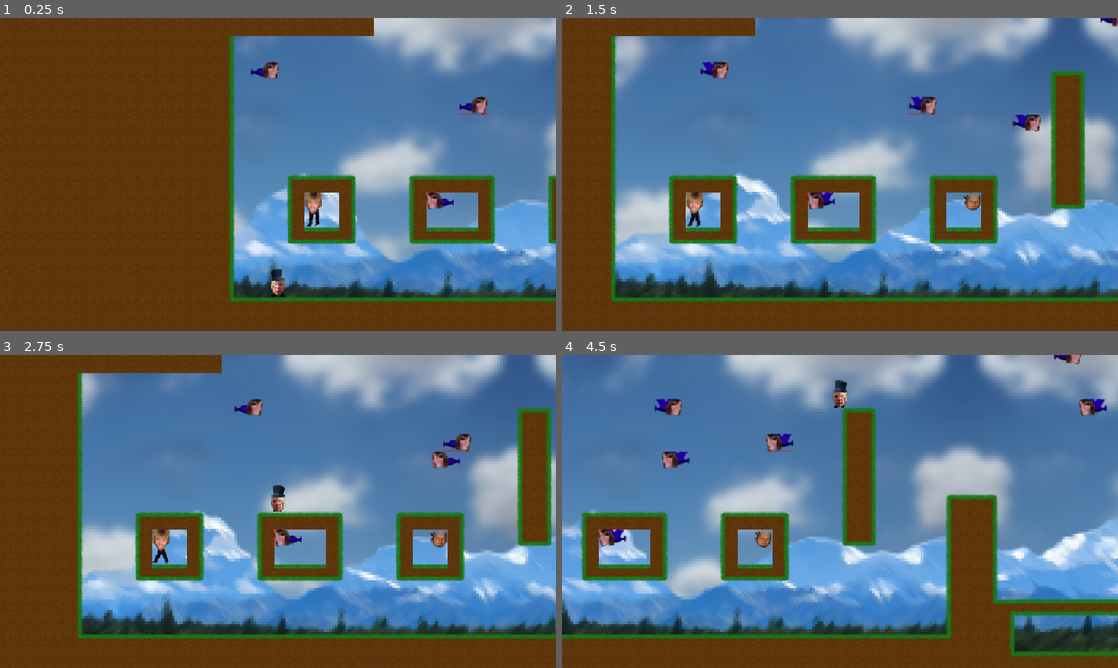
Above: before the commit, frames 1-4 (two rows, left to right).
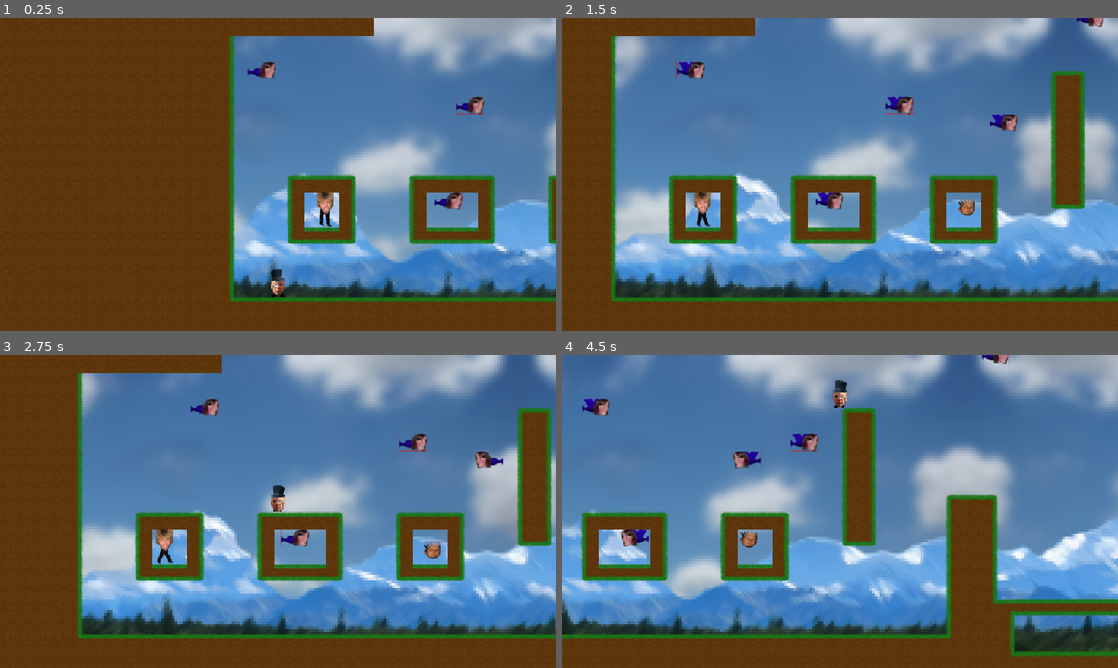
Above: after the commit, the same moments.

Repository: karl-run/alecthefancy-godot
Game: Godot game, scene res://main.tscn
The game is run twice, just before and just after one commit, with the same random seed, the same clock (stepped at 60 frames per second) and the same inputs.
Inputs:
- Up to frame 1 (0.25 s): no input
- Up to frame 2 (1.5 s): hold Right (move_right) from 0.53 s (still down); tap Space (jump) at 0.6, 0.77, 1.07, 1.35 s
- Up to frame 3 (2.75 s): tap Space (jump) at 1.52, 1.82, 2.1 s; release Right (move_right) at 2.03 s; hold Left (move_left) from 2.03 s (still down)
- Up to frame 4 (4.5 s): release Left (move_left) at 2.78 s; hold Right (move_right) 2.78-4.28 s; tap Space (jump) at 2.85, 3.02, 3.32, 3.6, 3.77, 4.07, 4.35 s; hold Left (move_left) from 4.28 s (still down)

The runs differ from the first frame. In frame 1, 1.1% of the frame differs, in the area x 44-88%, y 14-67%; in frame 2, 2.3%; in frame 3, 1.9%; in frame 4, 2.4%, in the area x 3-98%, y 0-62%.

Commit message:
chore: simplify mob controllers

Diff:
--- a/main_dev.tscn
+++ b/main_dev.tscn
@@ -11,7 +11,7 @@
 [node name="DevScene" type="Node"]
 
 [node name="ScrollingBg" parent="." instance=ExtResource("1_wp8nw")]
-position = Vector2(0, 288)
+position = Vector2(2, 288)
 
 [node name="Alec" parent="." instance=ExtResource("1_vnjtq")]
 position = Vector2(392, 275)
--- a/mobs/flying_mob.gd
+++ b/mobs/flying_mob.gd
@@ -1,30 +1,29 @@
-extends RigidBody2D
+extends CharacterBody2D
 
-@export var speed: float = 100.0
-@export var direction: Vector2i = Vector2i.LEFT
+@export var run_speed: int = 70
+
+var left: bool = true
 
 
 func _ready() -> void:
-	linear_damp = 0
-	linear_damp_mode = DAMP_MODE_REPLACE
-
 	$Animations.play("default")
 	$Animations.flip_h = true
 
-	linear_velocity = Vector2.RIGHT * speed
+
+func _physics_process(delta: float) -> void:
+	velocity.x = 0
+
+	if get_wall_normal() == Vector2.RIGHT:
+		left = true
+		$Animations.flip_h = true
+	elif get_wall_normal() == Vector2.LEFT:
+		left = false
+		$Animations.flip_h = false
 
 
-func _on_body_entered(body: Node) -> void:
-	if (body is TileMapLayer):
-		flip_direction()
+	if left:
+		velocity.x += run_speed
+	else:
+		velocity.x -= run_speed
 
-
-func flip_direction() -> void:
-	if (direction == Vector2i.LEFT):
-		$Animations.flip_h = true
-		direction = Vector2i.RIGHT
-		linear_velocity = Vector2.RIGHT * speed
-	else:
-		$Animations.flip_h = false
-		direction = Vector2i.LEFT
-		linear_velocity = Vector2.LEFT * speed
+	move_and_slide()
--- a/mobs/flying_mob.tscn
+++ b/mobs/flying_mob.tscn
@@ -82,14 +82,9 @@
 [sub_resource type="RectangleShape2D" id="RectangleShape2D_3xcbk"]
 size = Vector2(52, 32)
 
-[node name="FlyingMob" type="RigidBody2D" groups=["mobs"]]
+[node name="FlyingMob" type="CharacterBody2D" groups=["mobs"]]
 collision_layer = 4
-gravity_scale = 0.0
-lock_rotation = true
-contact_monitor = true
-max_contacts_reported = 1
 script = ExtResource("1_tx45a")
-direction = Vector2i(0, 0)
 
 [node name="Animations" type="AnimatedSprite2D" parent="."]
 sprite_frames = SubResource("SpriteFrames_vpj06")
@@ -97,5 +92,3 @@
 
 [node name="CollisionShape2D" type="CollisionShape2D" parent="."]
 shape = SubResource("RectangleShape2D_3xcbk")
-
-[connection signal="body_entered" from="." to="." method="_on_body_entered"]
--- a/mobs/jumping_mob.gd
+++ b/mobs/jumping_mob.gd
@@ -16,6 +16,13 @@
 	velocity.y += gravity * delta
 	velocity.x = 0
 
+	if get_wall_normal() == Vector2.RIGHT:
+		left = true
+		$Animations.flip_h = true
+	elif get_wall_normal() == Vector2.LEFT:
+		left = false
+		$Animations.flip_h = false
+
 	if is_on_floor():
 		velocity.y = jump_speed
 	if left:
--- a/mobs/jumping_mob.tscn
+++ b/mobs/jumping_mob.tscn
@@ -89,9 +89,6 @@
 [sub_resource type="CircleShape2D" id="CircleShape2D_iey5h"]
 radius = 17.0
 
-[sub_resource type="RectangleShape2D" id="RectangleShape2D_21f3t"]
-size = Vector2(35, 35)
-
 [node name="JumpingMob" type="CharacterBody2D"]
 collision_layer = 4
 script = ExtResource("1_21f3t")
@@ -101,12 +98,3 @@
 
 [node name="CollisionShape2D" type="CollisionShape2D" parent="."]
 shape = SubResource("CircleShape2D_iey5h")
-
-[node name="Area2D" type="Area2D" parent="."]
-collision_layer = 4
-
-[node name="CollisionShape2D" type="CollisionShape2D" parent="Area2D"]
-position = Vector2(-0.5, 0.5)
-shape = SubResource("RectangleShape2D_21f3t")
-
-[connection signal="body_entered" from="Area2D" to="." method="_on_body_entered"]
--- a/mobs/walking_mob.gd
+++ b/mobs/walking_mob.gd
@@ -1,35 +1,31 @@
 extends CharacterBody2D
 
-@export var speed: float = 100.0
-@export var gravity: int = 100
+@export var run_speed: int = 99
+@export var gravity: int = 2500
 
 var left: bool = true
 
 
 func _ready() -> void:
 	$Animations.play("default")
-	$Animations.flip_h = true
+	$Animations.flip_h = false
 
 
 func _physics_process(delta: float) -> void:
-	var motion := Vector2(0, 0)
-	if (!is_on_floor()):
-		motion.y += gravity * delta
+	velocity.y += gravity * delta
+	velocity.x = 0
 
-	motion.x += (1.0 if left else -1.0) * speed * delta
-	move_and_collide(motion)
-	move_and_slide()
+	if get_wall_normal() == Vector2.RIGHT:
+		left = true
+		$Animations.flip_h = false
+	elif get_wall_normal() == Vector2.LEFT:
+		left = false
+		$Animations.flip_h = true
 
 
-func _on_body_entered(body: Node) -> void:
-	if (body is TileMapLayer):
-		flip_direction()
+	if left:
+		velocity.x += run_speed
+	else:
+		velocity.x -= run_speed
 
-
-func flip_direction() -> void:
-	if (left):
-		$Animations.flip_h = true
-		left = false
-	else:
-		$Animations.flip_h = false
-		left = true
+	move_and_slide()
--- a/mobs/walking_mob.tscn
+++ b/mobs/walking_mob.tscn
@@ -89,9 +89,6 @@
 [sub_resource type="RectangleShape2D" id="RectangleShape2D_iigng"]
 size = Vector2(32, 62)
 
-[sub_resource type="RectangleShape2D" id="RectangleShape2D_vss60"]
-size = Vector2(35, 58)
-
 [node name="WalkingMob" type="CharacterBody2D"]
 collision_layer = 4
 script = ExtResource("1_vss60")
@@ -103,12 +100,3 @@
 [node name="CollisionShape2D" type="CollisionShape2D" parent="."]
 position = Vector2(0, 2)
 shape = SubResource("RectangleShape2D_iigng")
-
-[node name="Area2D" type="Area2D" parent="."]
-collision_layer = 4
-
-[node name="CollisionShape2D" type="CollisionShape2D" parent="Area2D"]
-position = Vector2(-0.5, 1)
-shape = SubResource("RectangleShape2D_vss60")
-
-[connection signal="body_entered" from="Area2D" to="." method="_on_body_entered"]
Not shown: 1 places in mobs/jumping_mob.tscn that only renumber resources
Not shown: 1 places in mobs/walking_mob.tscn that only renumber resources
